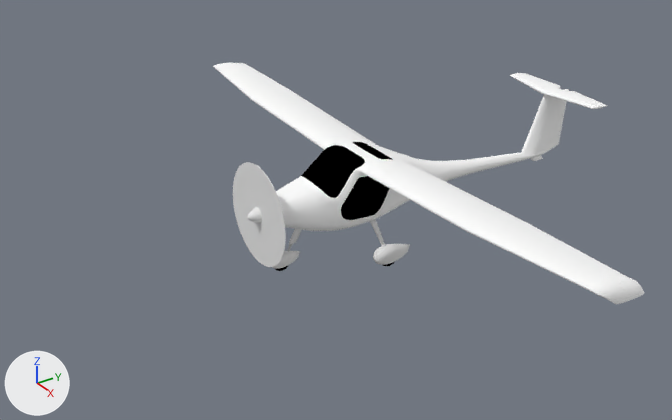
A saved change to the Blender file Models/virus-sw.blend.
Camera for both pictures: a 50 mm lens placed at (10.89, -7.31, 6.43), pointed at (-0.01, -0.16, -0.27). The lights are fixed; the arrows at lower left show +X, +Y and +Z.

In view in the first picture: 'door', 'fairing_front', 'fairing_left', 'fuselage', 'prop_fast', 'sun_roof', 'window', 'windshield'.
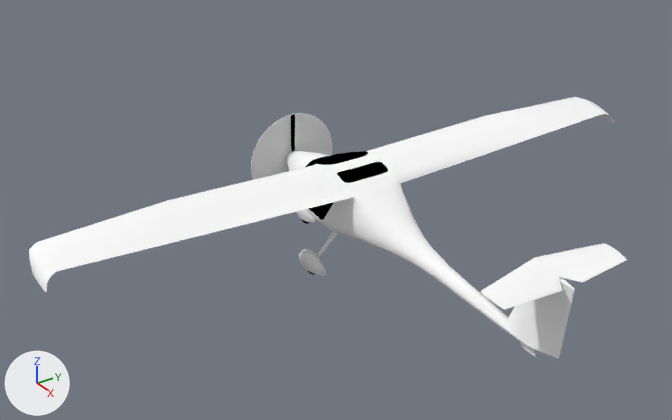
Where the newer file only moved an object's origin or applied its transform, the numbers keep the older frame.

Pixel boxes [x1, y1, x2, y2] of what changed, in the pictures (672 x 420 px):
'fuselage', reshaped, moved, modifiers changed, turned, rescaled: before [213, 63, 645, 304]; after [29, 97, 627, 359]
'prop_fast', reshaped, moved, turned, rescaled: before [233, 162, 286, 267]; after [251, 113, 332, 180]
'windshield', reshaped, moved, modifiers changed, turned, rescaled: before [301, 145, 365, 198]; after [306, 151, 368, 167]
'window', moved, turned, rescaled: before [341, 176, 390, 220]; after [309, 202, 334, 220]
'fairing_left', reshaped (26% narrower, 27% taller): before [373, 244, 410, 265]; after [299, 249, 326, 276]
'sun_roof', moved, modifiers changed, rescaled (27% wider, 16% taller): before [353, 142, 393, 160]; after [337, 162, 388, 183]
'fairing_front', moved, modifiers changed: before [272, 251, 300, 269]; after [296, 209, 315, 222]
'door', moved, turned, rescaled: before [340, 175, 390, 222]; after [309, 202, 335, 221]

The change, as a list of edits to the scene's bpy script:
```text
Change me_fuselage:
    where me_fuselage.from_pydata(...)  # 775 vertices, 726 faces; spans x 0.0..7.71, y -3.55..6.15, z -0.55..1.69
    used by ob_fuselage; location = (0.0, 0.88, -0.14); rotation_euler = (-0.0234, 0.0, 0.0), in degrees (-1.3, 0, 0); scale = (0.648, 0.634, 0.634)
    me_fuselage part 1: the whole mesh is multiplied about the mesh origin by the matrix ((0.0, 0.634, 0.015), (-0.648, 0.0, 0.0), (0.0, -0.015, 0.634))
Change me_prop_fast:
    where me_prop_fast.from_pydata(...)  # 32 vertices, 1 face; spans x -0.85..0.85, y 0.0, z -0.85..0.85
    used by ob_prop_fast; location = (0.0, -1.54, 0.04); rotation_euler = (-0.0234, 0.0, 0.0), in degrees (-1.3, 0, 0); scale = (0.94, 0.94, 0.94)
    me_prop_fast part 2: the whole mesh is multiplied about its middle by the matrix ((0.0, 0.94, 0.022), (-0.94, 0.0, 0.0), (0.0, -0.022, 0.94))
Change me_main_fairing:
    where me_main_fairing.from_pydata(...)  # 59 vertices, 58 faces; spans x -0.135..0.135, y -0.299..0.423, z -0.058..0.227
    used by ob_fairing_left; location = (0.79, 0.29, -0.9); rotation_euler = (-0.0234, 0.0, 0.0), in degrees (-1.3, 0, 0)
    me_main_fairing part 3: the whole mesh is multiplied about its middle by the matrix ((0.0, 1.0, 0.023), (-1.0, 0.001, -0.023), (-0.023, -0.023, 0.999)), then moved by (-0.469, -1.147, -0.068)
Change me_fuselage_002:
    where me_fuselage_002.from_pydata(...)  # 74 vertices, 68 faces; spans x -0.04..0.05, y -0.75..0.78, z -0.55..0.53
    used by ob_window; location = (0.51, 0.08, 0.12); rotation_euler = (-0.0234, 0.0, 0.0), in degrees (-1.3, 0, 0); scale = (0.648, 0.634, 0.634)
    me_fuselage_002 part 4: the whole mesh is multiplied about the mesh origin by the matrix ((0.0, 0.634, 0.015), (-0.634, -0.001, 0.001), (0.001, -0.015, 0.634))
Change me_wind_shield:
    where me_wind_shield.from_pydata(...)  # 72 vertices, 64 faces; spans x -0.417..0.267, y -0.439..0.304, z -0.717..0.559
    used by ob_windshield; location = (0.27, -0.29, 0.47); rotation_euler = (1.5, 0.0, 0.0), in degrees (86, 0, 0); scale = (0.648, 0.634, 0.634)
    me_wind_shield part 5: the whole mesh is multiplied about the mesh origin by the matrix ((0.0, 0.045, -0.632), (-0.648, 0.0, 0.0), (0.0, 0.632, 0.045))
Change ob_sun_roof:
    ob_sun_roof.location: (0.0, 0.88, -0.14) -> (0.84, 0.0, -0.18)
    ob_sun_roof.scale: (0.648, 0.634, 0.634) -> (1.0, 1.0, 1.0)
    where _m = ob_sun_roof.modifiers.new('Mirror', 'MIRROR')
    add _m.use_axis = (False, True, False)
Change ob_fuselage:
    ob_fuselage.rotation_euler: (-0.0234, 0.0, 0.0) -> (0.0, 0.0, 0.0)  # degrees (-1.3, 0, 0) -> degrees (0, 0, 0)
    ob_fuselage.scale: (0.648, 0.634, 0.634) -> (1.0, 1.0, 1.0)
    ob_fuselage.location: (0.0, 0.88, -0.14) -> (0.84, 0.0, -0.18)
    where _m = ob_fuselage.modifiers.new('Mirror', 'MIRROR')
    add _m.use_axis = (False, True, False)
Change ob_prop_fast:
    ob_prop_fast.rotation_euler: (-0.0234, 0.0, 0.0) -> (0.0, 0.0, 0.0)  # degrees (-1.3, 0, 0) -> degrees (0, 0, 0)
    ob_prop_fast.scale: (0.94, 0.94, 0.94) -> (1.0, 1.0, 1.0)
    ob_prop_fast.location: (0.0, -1.54, 0.04) -> (-1.58, 0.0, -0.01)
Change ob_fairing_front:
    ob_fairing_front.location: (0.0, -1.18, -0.9) -> (-1.22, 0.0, -0.94)
    where _m = ob_fairing_front.modifiers.new('Mirror', 'MIRROR')
    add _m.use_axis = (False, True, False)
Change ob_window:
    where _m = ob_window.modifiers.new('Mirror', 'MIRROR')
    add _m.use_axis = (False, True, False)
Change ob_windshield:
    ob_windshield.rotation_euler: (1.5, 0.0, 0.0) -> (0.0, 0.0, 0.0)  # degrees (86, 0, 0) -> degrees (0, 0, 0)
    ob_windshield.scale: (0.648, 0.634, 0.634) -> (1.0, 1.0, 1.0)
    ob_windshield.location: (0.27, -0.29, 0.47) -> (-0.33, -0.27, 0.43)
    where _m = ob_windshield.modifiers.new('Mirror', 'MIRROR')
    add _m.use_axis = (False, True, False)
```
